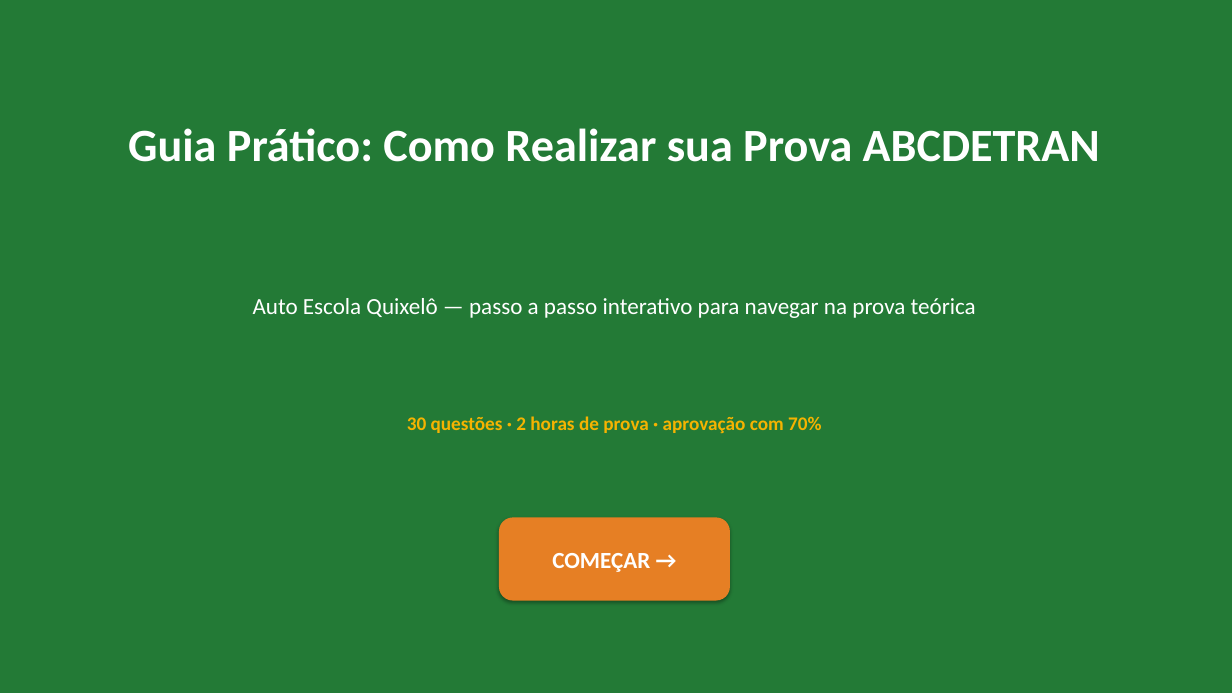
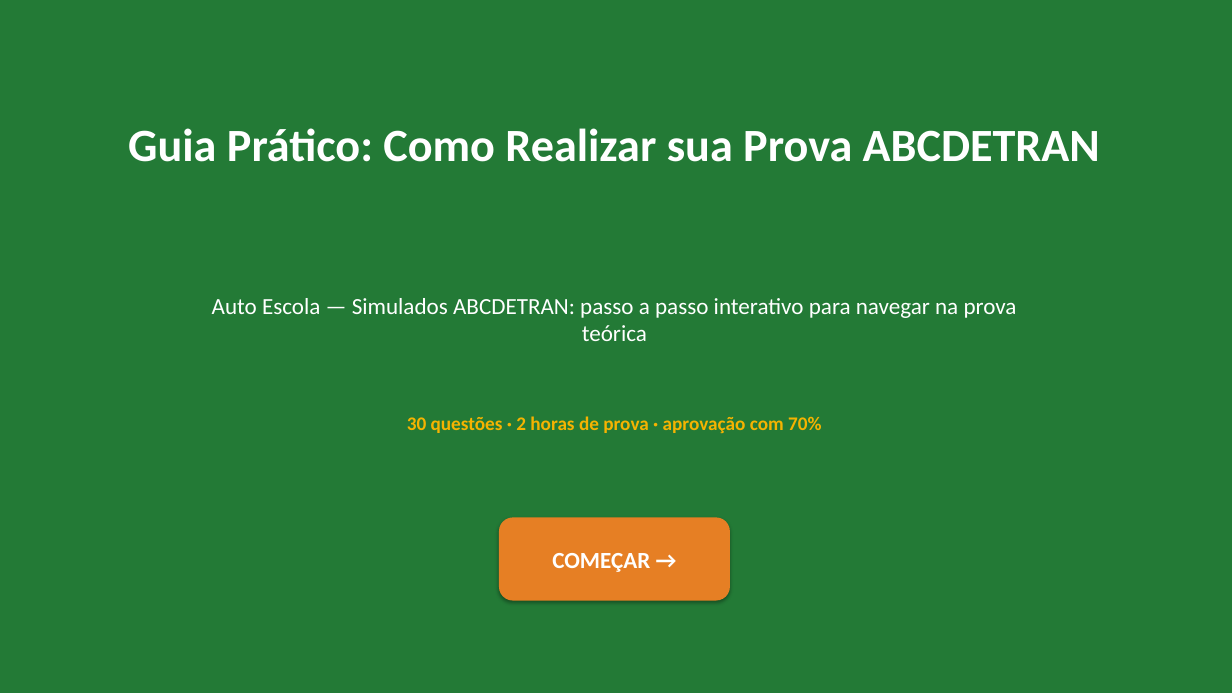
Before and after one commit to Geovane-Maia/Auto-Escola, a slide deck: slide 1 of Apresentacao-Interativa-ABCDETRAN.pptx. Drawn at 1232x693 pixels with LibreOffice and Linux fonts; fonts in the diff are those of the drawing. Boxes give left, top, right and bottom in pixels: in the first picture for what was removed or moved away, otherwise in the second. Text is boxed around its words. In the diff, an @@ line names an element or a change of style, - is before the commit and + after.

Commit message:
Marca generica Auto Escola Simulados ABCDETRAN sem logo

```diff
--- a/Apresentacao-Interativa-ABCDETRAN.pptx
+++ b/Apresentacao-Interativa-ABCDETRAN.pptx
@@ text at (212, 298, 1017, 341): text changed @@
-Auto Escola Quixelô — passo a passo interativo para navegar na prova teórica
+Auto Escola — Simulados ABCDETRAN: passo a passo interativo para navegar na prova teórica
```
Also in this commit, not shown: 19 other files.
